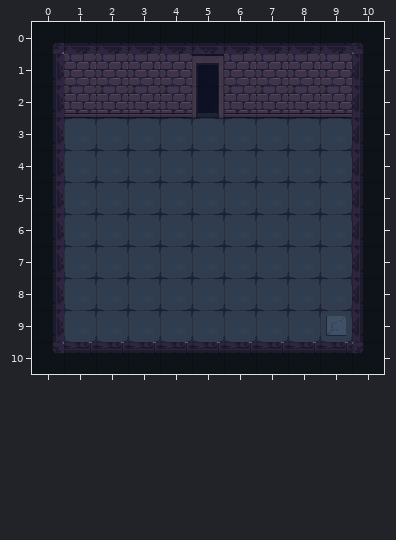
Tiled map -- assets/map/Disposal.tmx. This is how it looked before the edit.
Cells are 32x32 px. Shown: x 0..10, y 0..10.
New version:
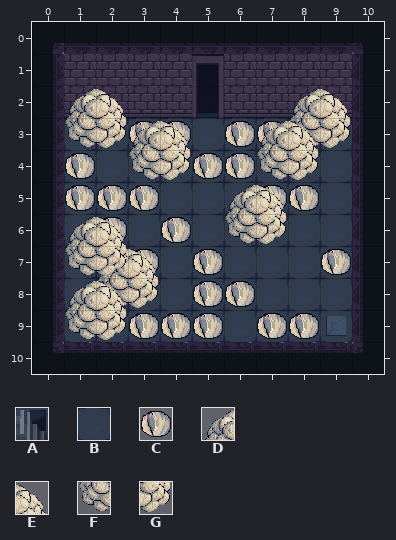
Key: from "wallfloor": A 4, B 40, C 220, D 222, E 223, F 242, G 243.
_ is an empty cell.
Objects are placed by their top-left corner, in cells (3,4 is the top-left corner of cell 3,4); size is 1x1 cell unless given.
Tiles of an added or newly shown layer are drawn over the layers below it.
The edit:
Layer "Small_Cocon" (added):
y 3: x 3..4 __ -> CC; x 6..7 __ -> CC
y 4: x 1 _ -> C; x 5..6 __ -> CC
y 5: x 1 _ -> C; x 3 _ -> C; x 7..8 __ -> CC
y 6: x 2 _ -> C; x 4 _ -> C
y 7: x 3 _ -> C; x 5 _ -> C
y 8: x 5..6 __ -> CC
y 9: x 3..5 ___ -> CCC
Layer "Cocoon" (added):
y 2: x 1..2 __ -> DE; x 8..9 __ -> DE
y 3: x 1..4 ____ -> FGDE; x 8..9 __ -> FG
y 4: x 3..4 __ -> FG
y 5: x 6..7 __ -> DE
y 6: x 6..7 __ -> FG
y 7: x 2..3 __ -> DE
y 8: x 2..3 __ -> FG
Layer "Tile Layer 4" (added):
y 3: x 7..8 __ -> DE
y 4: x 7..8 __ -> FG
y 6: x 1..2 __ -> DE
y 7: x 1..2 __ -> FG
y 8: x 1..2 __ -> DE
y 9: x 1..2 __ -> FG
Layer "Stair":
changed: A at 2,4 -> A at 2,5
Layer "Floor_Hide":
changed: B at 2,4 -> B at 2,5
Layer "Cocoon_Push" (added):
added: C at 2,5
added: C at 9,7
added: C at 7,9
added: C at 8,9
Changed places in both pictures, as pixel boxes (x1, y1, x2, y2):
changed: (65, 89, 351, 340)
